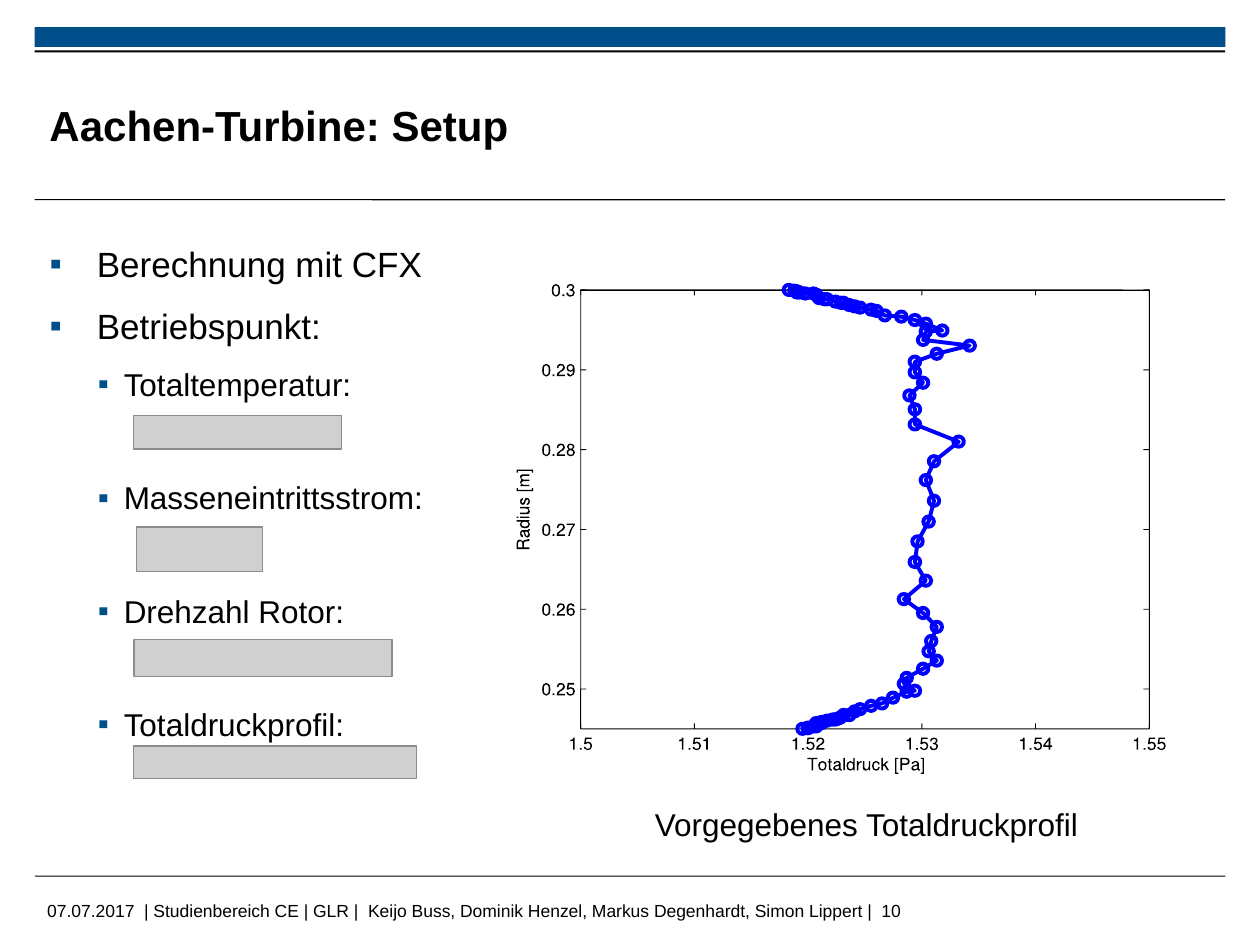
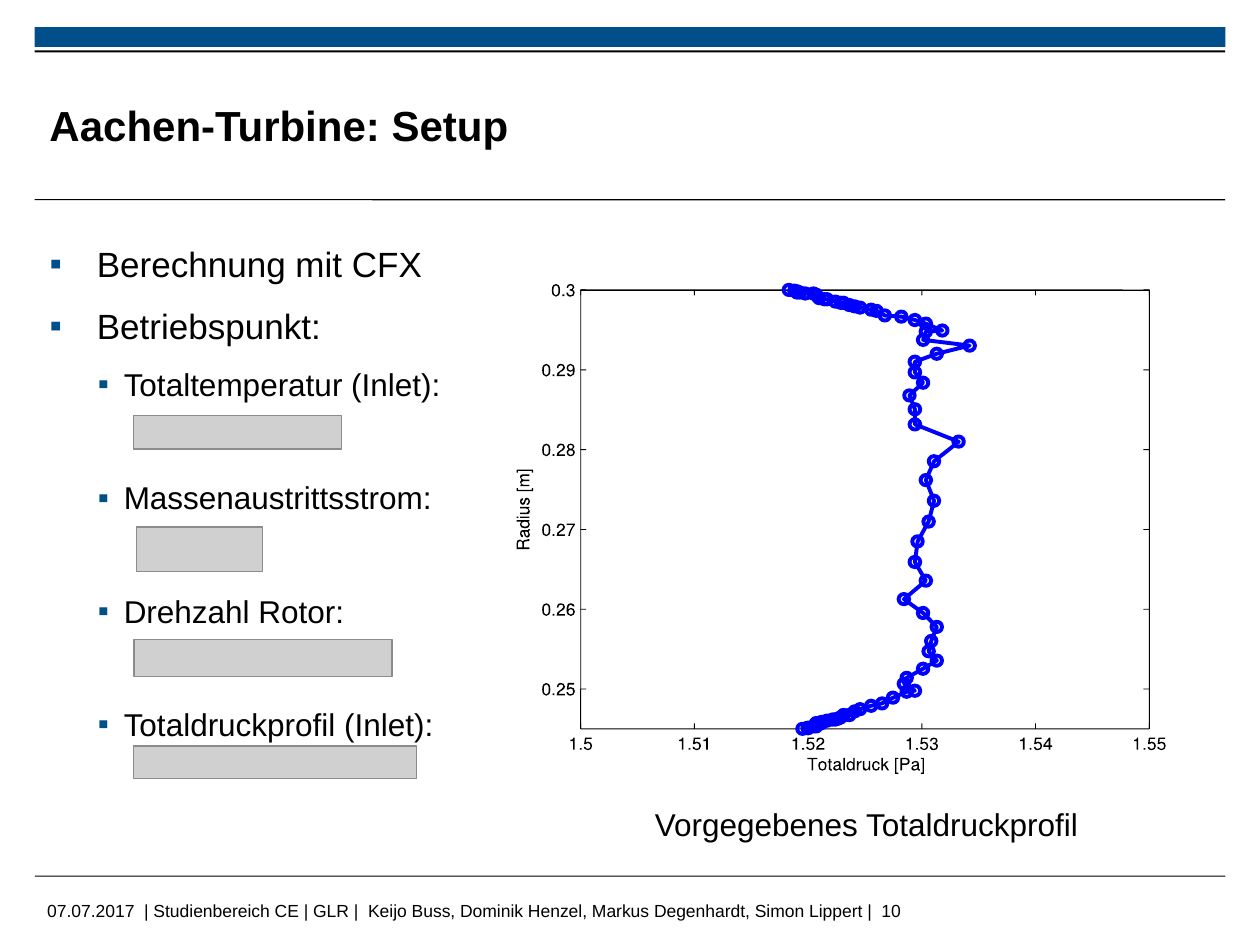
Before and after one commit to MDegenhardt/AusarbeitungADP, a slide deck: slide 10 of Präsentation/Abschluss_Präsentation.pptx. Drawn at 1260x945 pixels with LibreOffice and Linux fonts; fonts in the diff are those of the drawing; grey boxes stand for pictures; background and template pictures are left out. Boxes give left, top, right and bottom in pixels: in the first picture for what was removed or moved away, otherwise in the second. Text is boxed around its words. In the diff, an @@ line names an element or a change of style, - is before the commit and + after.

```diff
--- a/Präsentation/Abschluss_Präsentation.pptx
+++ b/Präsentation/Abschluss_Präsentation.pptx
@@ text at box(124, 373, 440, 510): text changed @@
-    ▪ Totaltemperatur:
-    ▪ Masseneintrittsstrom:
+    ▪ Totaltemperatur (Inlet):
+    ▪ Massenaustrittsstrom:
@@ text at box(124, 713, 433, 742): text changed @@
-    ▪ Totaldruckprofil:
+    ▪ Totaldruckprofil (Inlet):
```
Also in this commit, not shown: 2 other slides changed, 4 slides added.
